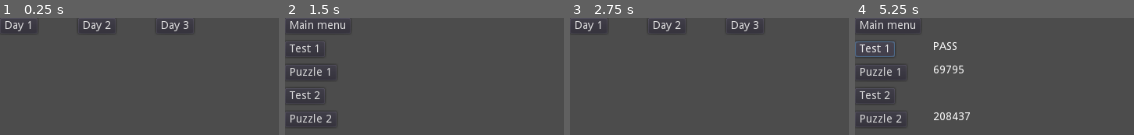
Above: before the commit, frames 1-4 (left to right).
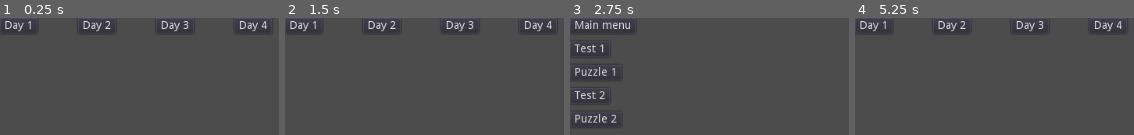
Above: after the commit, the same moments.

Repository: mslinklater/AdventOfCode
Game: Godot game, scene res://scenes/MainMenu.tscn
Same seed, same stepped clock (60 frames per second), same inputs: the game is played once before the commit and once after it.
Inputs (mouse positions are in pixels of both pictures, inside the frame that each line leads up to):
- Up to frame 1 (0.25 s): no input
- Up to frame 2 (1.5 s): click (538, 26) at 0.5 s, where only the run after the commit has a clickable "Day 4"; click (318, 26) at 1.25 s, where only the run after the commit has a clickable "Main menu"
- Up to frame 3 (2.75 s): click (603, 26) at 2 s, where only the run before the commit has a clickable "Main menu"
- Up to frame 4 (5.25 s): click (888, 26) at 2.75 s, where only the run after the commit has a clickable "Main menu"; click (880, 72) at 3.5 s, where only the run before the commit has a clickable "Puzzle 1"; click (880, 119) at 4.25 s, where only the run before the commit has a clickable "Puzzle 2"; click (874, 49) at 5 s, where only the run before the commit has a clickable "Test 1"

The runs differ from the first frame. In frame 1, 0.3% of the frame differs, in the area x 86-96%, y 2-12%; in frame 2, 3.6%; in frame 3, 3.3%; in frame 4, 5.1%, in the area x 0-96%, y 1-93%.

Commit message:
Day 4 done

Diff:
--- /dev/null
+++ b/2022/scenes/Day4.tscn
@@ -0,0 +1,71 @@
+[gd_scene load_steps=2 format=2]
+
+[ext_resource path="res://scripts/Day4Controller.gd" type="Script" id=1]
+
+[node name="Day4Root" type="Node2D"]
+script = ExtResource( 1 )
+
+[node name="MainMenuButton" type="Button" parent="."]
+margin_right = 12.0
+margin_bottom = 20.0
+text = "Main menu"
+
+[node name="Test1Button" type="Button" parent="."]
+margin_top = 30.0
+margin_right = 51.0
+margin_bottom = 50.0
+text = "Test 1"
+
+[node name="Puzzle1Button" type="Button" parent="."]
+margin_top = 60.0
+margin_right = 66.0
+margin_bottom = 80.0
+text = "Puzzle 1"
+
+[node name="Test2Button" type="Button" parent="."]
+margin_top = 90.0
+margin_right = 66.0
+margin_bottom = 110.0
+text = "Test 2"
+align = 0
+
+[node name="Puzzle2Button" type="Button" parent="."]
+margin_top = 120.0
+margin_right = 66.0
+margin_bottom = 140.0
+text = "Puzzle 2"
+align = 0
+
+[node name="Test1Label" type="Label" parent="."]
+margin_left = 100.0
+margin_top = 30.0
+margin_right = 200.0
+margin_bottom = 44.0
+text = "?"
+
+[node name="Puzzle1Label" type="Label" parent="."]
+margin_left = 100.0
+margin_top = 60.0
+margin_right = 200.0
+margin_bottom = 74.0
+text = "?"
+
+[node name="Test2Label" type="Label" parent="."]
+margin_left = 100.0
+margin_top = 90.0
+margin_right = 200.0
+margin_bottom = 104.0
+text = "?"
+
+[node name="Puzzle2Label" type="Label" parent="."]
+margin_left = 100.0
+margin_top = 120.0
+margin_right = 200.0
+margin_bottom = 134.0
+text = "?"
+
+[connection signal="pressed" from="MainMenuButton" to="." method="_on_MainMenuButton_pressed"]
+[connection signal="pressed" from="Test1Button" to="." method="_on_Test1Button_pressed"]
+[connection signal="pressed" from="Puzzle1Button" to="." method="_on_Puzzle1Button_pressed"]
+[connection signal="pressed" from="Test2Button" to="." method="_on_Test2Button_pressed"]
+[connection signal="pressed" from="Puzzle2Button" to="." method="_on_Puzzle2Button_pressed"]
--- a/2022/scenes/MainMenu.tscn
+++ b/2022/scenes/MainMenu.tscn
@@ -22,6 +22,13 @@
 margin_bottom = 20.0
 text = "Day 3"
 
+[node name="Day4Button" type="Button" parent="."]
+margin_left = 300.0
+margin_right = 348.0
+margin_bottom = 20.0
+text = "Day 4"
+
 [connection signal="pressed" from="Day1Button" to="." method="_on_Day1_Button_pressed"]
 [connection signal="pressed" from="Day2Button" to="." method="_on_Day2Button_pressed"]
 [connection signal="pressed" from="Day3Button" to="." method="_on_Day3Button_pressed"]
+[connection signal="pressed" from="Day4Button" to="." method="_on_Day4Button_pressed"]
--- /dev/null
+++ b/2022/scripts/Day4Controller.gd
@@ -0,0 +1,84 @@
+extends Node2D
+
+# puzzle 1 answer - 477
+# puzzle 2 answer - 830
+
+var test1Answer = 2
+var test2Answer = 4
+
+onready var test1Label: Label = get_node("Test1Label")
+onready var test2Label: Label = get_node("Test2Label")
+onready var puzzle1Label: Label = get_node("Puzzle1Label")
+onready var puzzle2Label: Label = get_node("Puzzle2Label")
+
+var testFirstElfRange = []
+var testSecondElfRange = []
+var firstElfRange = []
+var secondElfRange = []
+
+func _ready():
+	parse_input('res://input/day4test.txt', testFirstElfRange, testSecondElfRange)
+	parse_input('res://input/day4.txt', firstElfRange, secondElfRange)
+
+func parse_input(filename, first: Array, second: Array):
+	var lines = []
+	Utils.load_file_extract_lines(filename, lines)
+	for line in lines:
+		var commaPos = line.find(",")
+		first.append(line.substr(0, commaPos))
+		second.append(line.substr(commaPos+1, line.length() - commaPos - 1))
+
+func doPuzzle1(first: Array, second: Array) -> int:
+	var result = 0
+	for i in range(first.size()):
+		var dashPos = first[i].find("-")
+		var min1 = int(first[i].substr(0, dashPos))
+		var max1 = int(first[i].substr(dashPos+1))
+		dashPos = second[i].find("-")
+		var min2 = int(second[i].substr(0, dashPos))
+		var max2 = int(second[i].substr(dashPos+1))
+		if (min1 >= min2 and max1 <= max2) or (min2 >= min1 and max2 <= max1):
+			result += 1
+	return result
+
+func doPuzzle2(first: Array, second: Array) -> int:
+	var result = 0
+	for i in range(first.size()):
+		var dashPos = first[i].find("-")
+		var min1 = int(first[i].substr(0, dashPos))
+		var max1 = int(first[i].substr(dashPos+1))
+		dashPos = second[i].find("-")
+		var min2 = int(second[i].substr(0, dashPos))
+		var max2 = int(second[i].substr(dashPos+1))
+		if max1 >= min2 and max1 <= max2:
+			result += 1
+		elif min1 >= min2 and min1 <= max2:
+			result += 1
+		elif max2 >= min1 and max2 <= max1:
+			result += 1
+		elif min2 >= min1 and min2 <= max1:
+			result += 1
+	return result
+
+# UI responders
+
+func _on_MainMenuButton_pressed():
+	get_tree().change_scene("res://scenes/MainMenu.tscn")
+
+func _on_Test1Button_pressed():
+	if doPuzzle1(testFirstElfRange, testSecondElfRange) == test1Answer:
+		test1Label.text = "PASS"
+	else:
+		test1Label.text = "FAIL"
+
+func _on_Puzzle1Button_pressed():
+	puzzle1Label.text = str(doPuzzle1(firstElfRange, secondElfRange))
+
+func _on_Test2Button_pressed():
+	if doPuzzle2(testFirstElfRange, testSecondElfRange) == test2Answer:
+		test2Label.text = "PASS"
+	else:
+		test2Label.text = "FAIL"
+
+func _on_Puzzle2Button_pressed():
+	puzzle2Label.text = str(doPuzzle2(firstElfRange, secondElfRange))
--- a/2022/scripts/MainMenuController.gd
+++ b/2022/scripts/MainMenuController.gd
@@ -11,3 +11,6 @@
 
 func _on_Day3Button_pressed():
 	get_tree().change_scene("res://scenes/Day3.tscn")
+
+func _on_Day4Button_pressed():
+	get_tree().change_scene("res://scenes/Day4.tscn")
Not shown, changed: 2022/input/day4.txt
